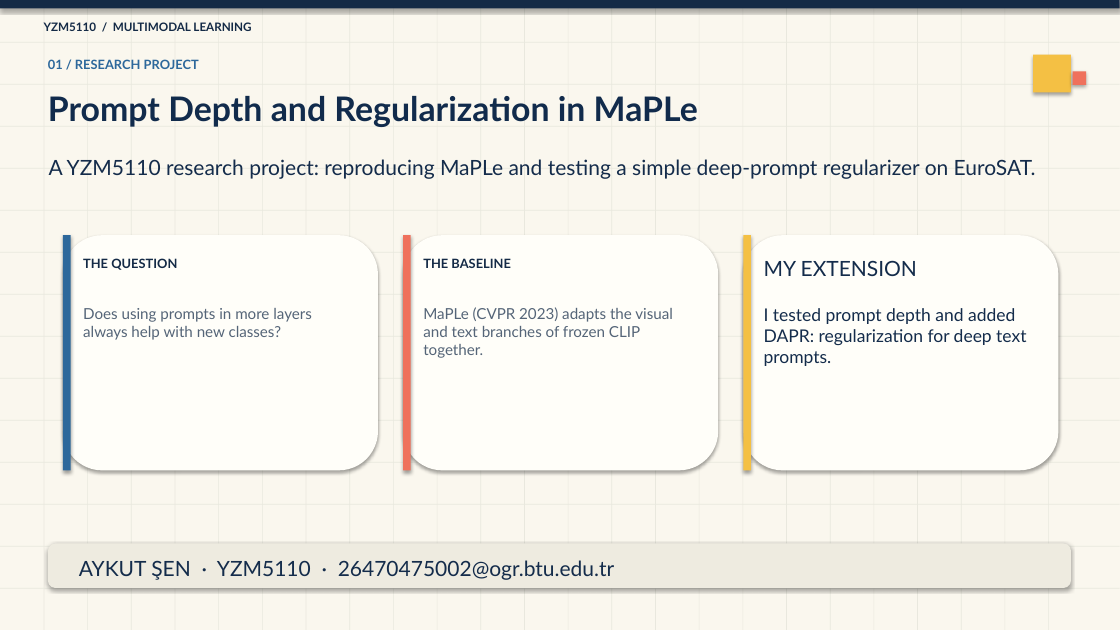
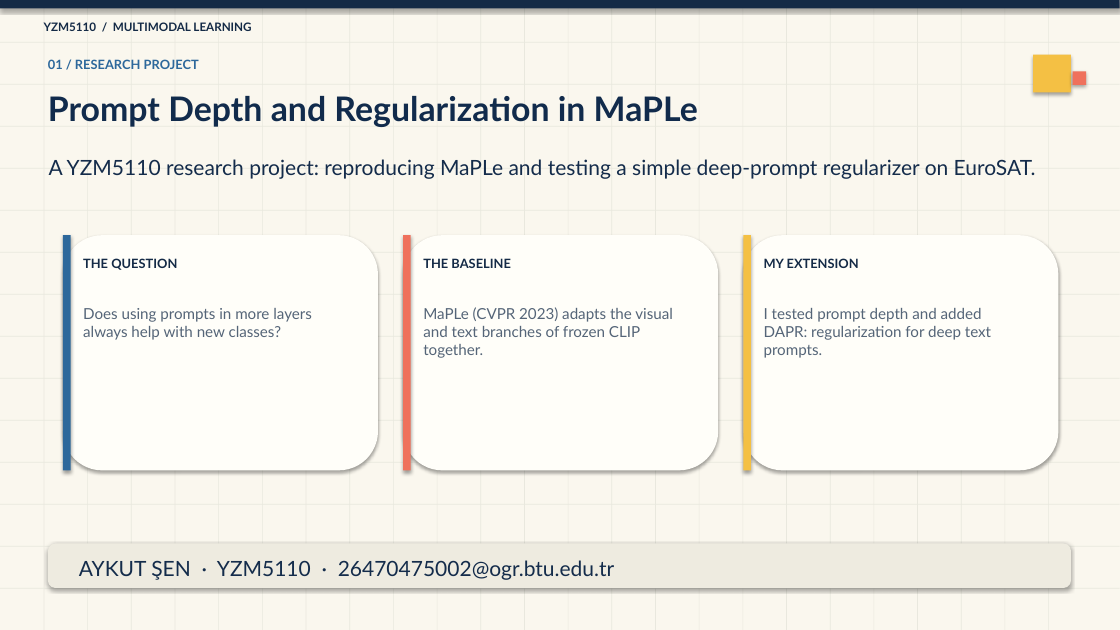
Before and after one commit to siyahkut/yzm5110_research_1, a slide deck: slide 1 of report_presentation/ŞEN_YZM5110_Research_Presentation.pptx. Drawn at 1120x630 pixels with LibreOffice and Linux fonts; fonts in the diff are those of the drawing. Boxes give left, top, right and bottom in pixels: in the first picture for what was removed or moved away, otherwise in the second. Text is boxed around its words. In the diff, an @@ line names an element or a change of style, - is before the commit and + after.

Commit message:
presentation revision

```diff
--- a/report_presentation/ŞEN_YZM5110_Research_Presentation.pptx
+++ b/report_presentation/ŞEN_YZM5110_Research_Presentation.pptx
@@ text "MY EXTENSION" at [764, 258, 859, 268]: size 18 to 11 pt, text colour #142C4B to #142A46, bold on @@
@@ text "I tested prompt depth and ..." at [764, 308, 991, 358]: size 15 to 13 pt, text colour #142C4B to #556578 @@
```
Also in this commit, not shown: 1 other file.
